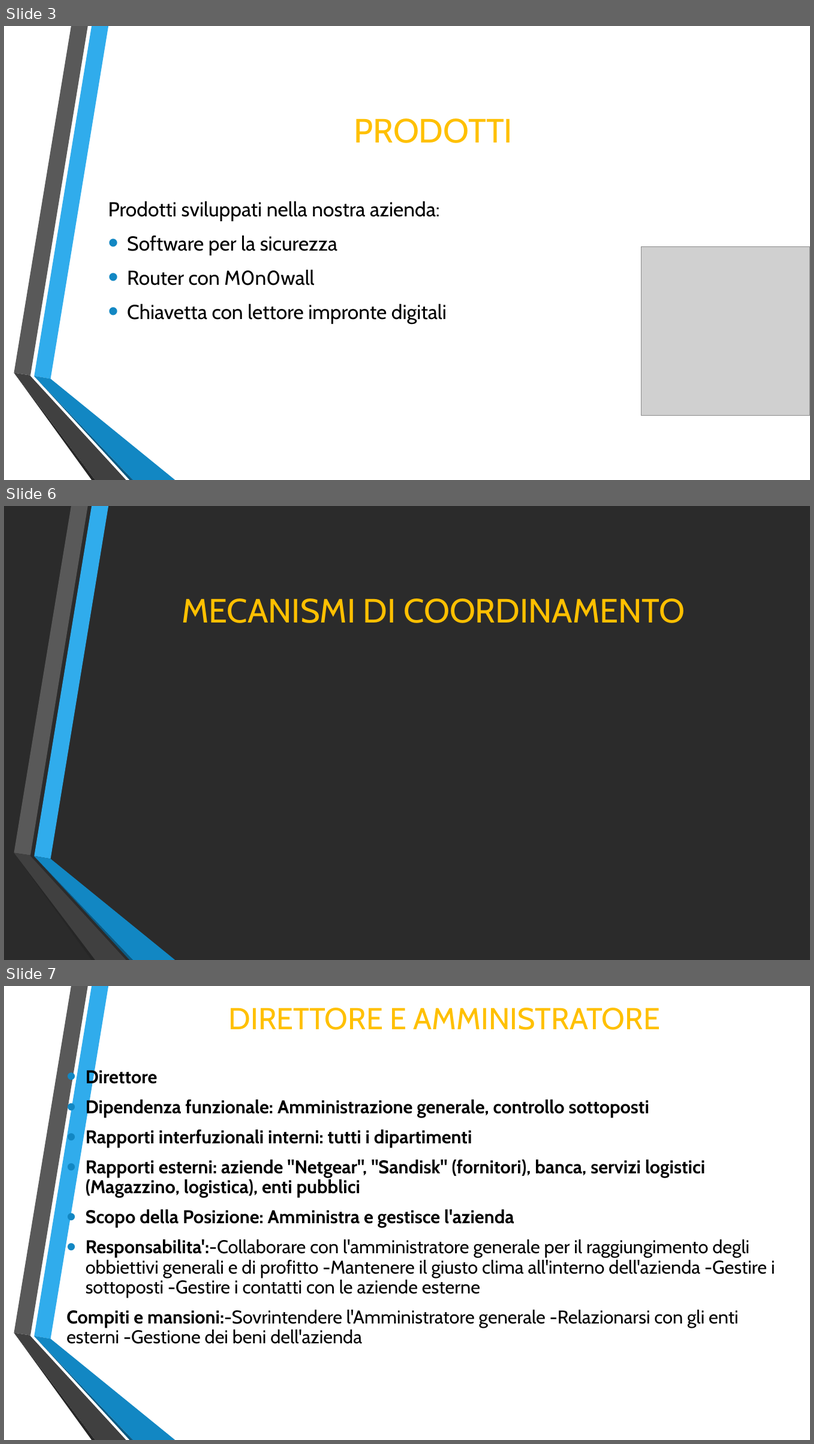
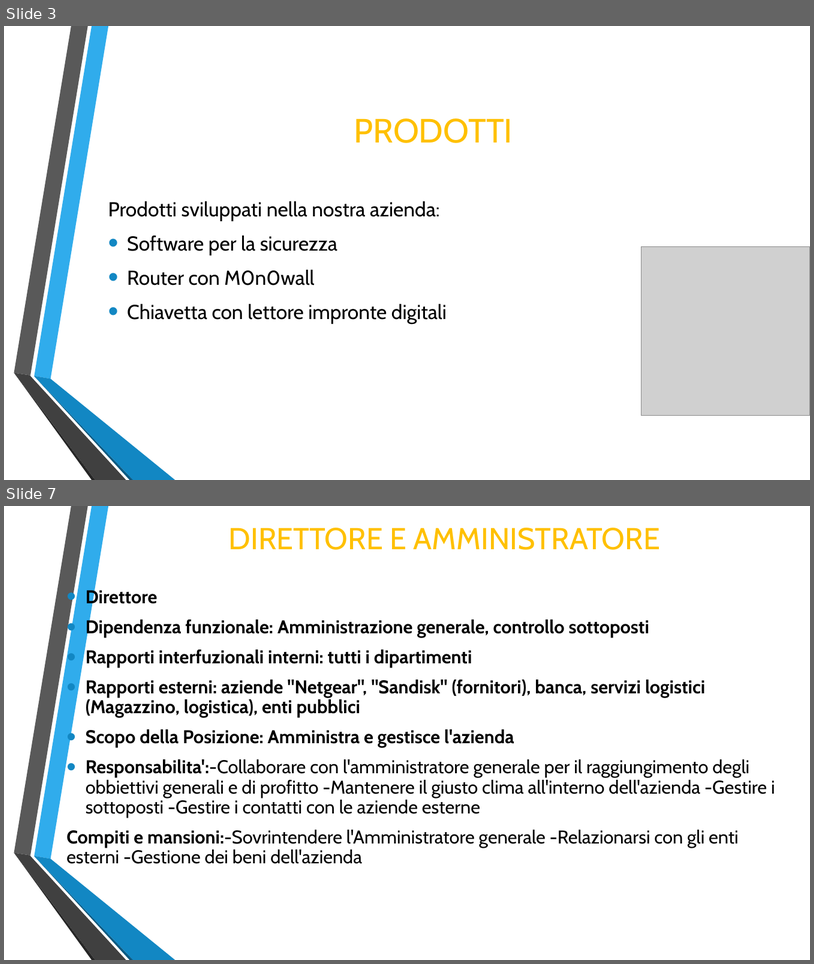
Before and after one commit to Lince99/GPOI, a slide deck: m0n0wall/Presentazione_M0n0wall.odp. Shown one above the other, each under a label of ours: slides 3, 6 and 7 before the commit, slides 3 and 7 after it; the slides between them are not shown. The pictures are 814x1444 and 814x964 pixels, drawn with LibreOffice and Linux fonts; fonts in the diff are those of the drawing; grey boxes stand for pictures; background and template pictures are left out; a plain dark background stands for a picture behind light text. Boxes give left, top, right and bottom in pixels: in the first picture for what was removed or moved away, otherwise in the second. Text is boxed around its words. In the diff, an @@ line names an element or a change of style, - is before the commit and + after.

```diff
--- a/m0n0wall/Presentazione_M0n0wall.odp
+++ b/m0n0wall/Presentazione_M0n0wall.odp
@@ slide 6 removed at [4, 506, 810, 960], background picture (left out); not listed: 6 template elements that a slide beside it also shows @@
@@ title removed at [182, 598, 685, 623] @@
-MECANISMI DI COORDINAMENTO
```
Also in this commit, not shown: 1 slide changed, 2 slides added, 1 other slide removed.
